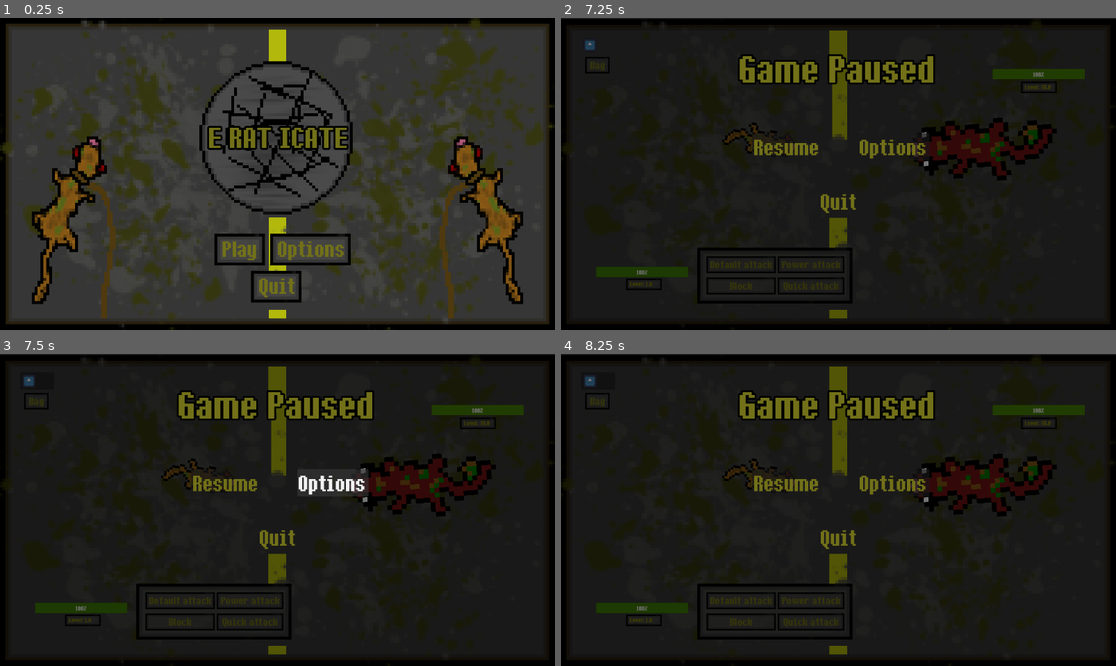
Above: before the commit, frames 1-4 (two rows, left to right).
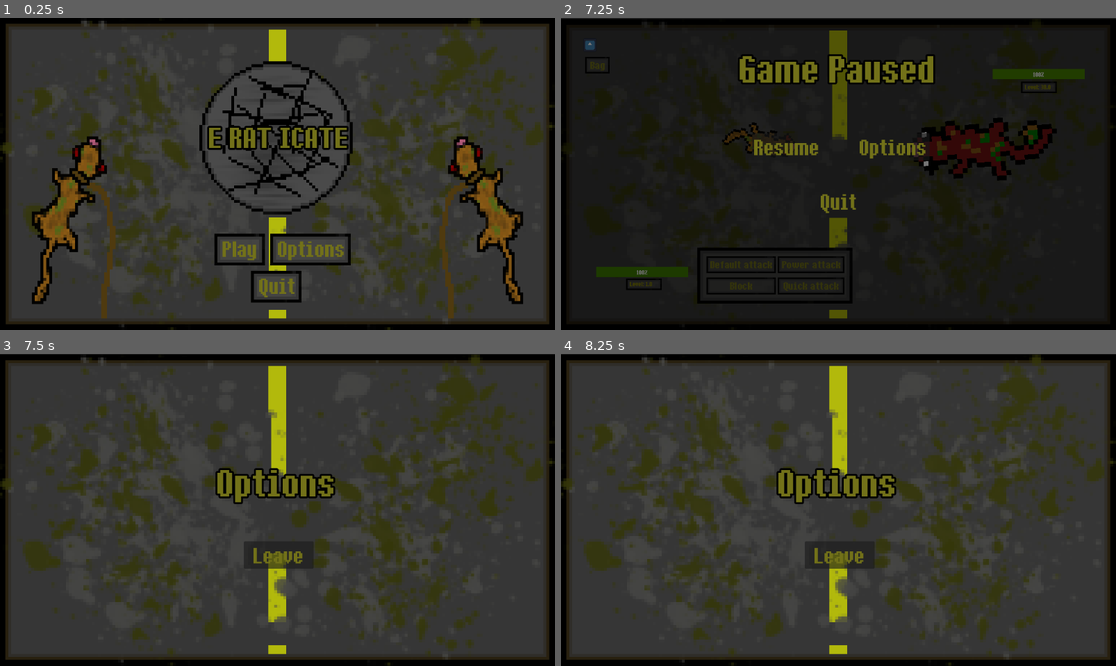
Above: after the commit, the same moments.

Repository: jjoseph-3/digi-game
Game: Godot game, scene res://Scenes/Title.tscn
Two runs of this game, one before a commit and one after it. Both use one fixed random seed, a clock stepped at 60 frames per second and the inputs below. The engine's default icon, where the game draws it, is replaced by a stand-in: a white triangle on a blue panel in a dark square.
Inputs (mouse positions are in pixels of both pictures, inside the frame that each line leads up to):
- Up to frame 1 (0.25 s): no input
- Up to frame 2 (7.25 s): click "Play" at 0.5 s; click "Bag" at 1.25 s; click "Money: 120" at 2 s; click "Rat net: 12" at 2.75 s; click "Heal spray: 5" at 3.5 s; tap Enter at 4.25 s; hold Right (ui_right) 4.28-5.03 s; hold Down (ui_down) 5.03-5.75 s; click "Johovian" at 5.75 s; click (599, 46) at 6.5 s
- Up to frame 3 (7.5 s): click "Options" at 7.25 s
- Up to frame 4 (8.25 s): click "Default attack" at 8 s

Frames 1-2 are identical in both runs. In frame 3, 89% of the frame differs, in the area x 0-100%, y 1-100%; in frame 4, 89%.
Error before the commit: Attempt to call function 'instantiate' in base 'null instance' on a null instance. (res://Scripts/pause_menu.gd:17)

Commit message:
Update pause_menu.gd

Diff:
--- a/main-game/Scripts/pause_menu.gd
+++ b/main-game/Scripts/pause_menu.gd
@@ -14,7 +14,7 @@
 
 
 func options_pressed() -> void:
-	var new_scene = load("res://Scenes/options.tscn.tscn").instantiate()
+	var new_scene = load("res://Scenes/options.tscn").instantiate()
 	add_child(new_scene)
 
 
